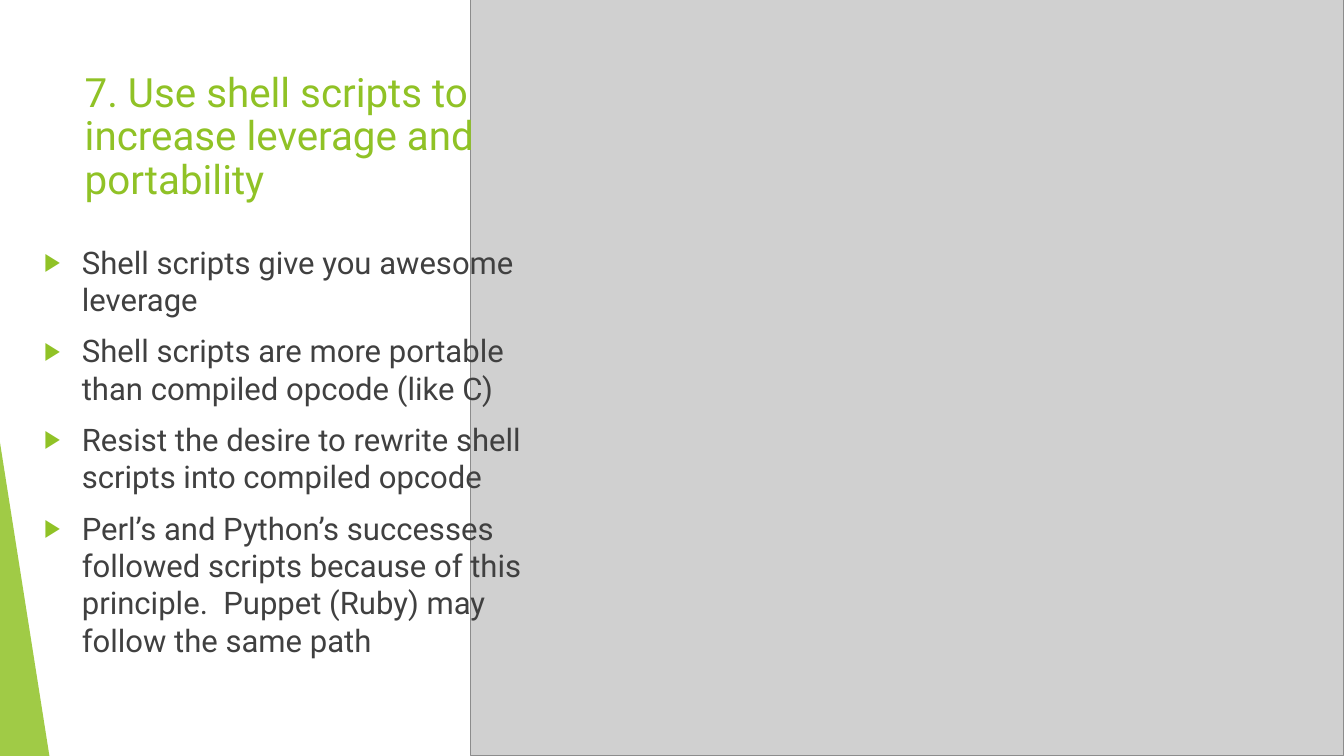
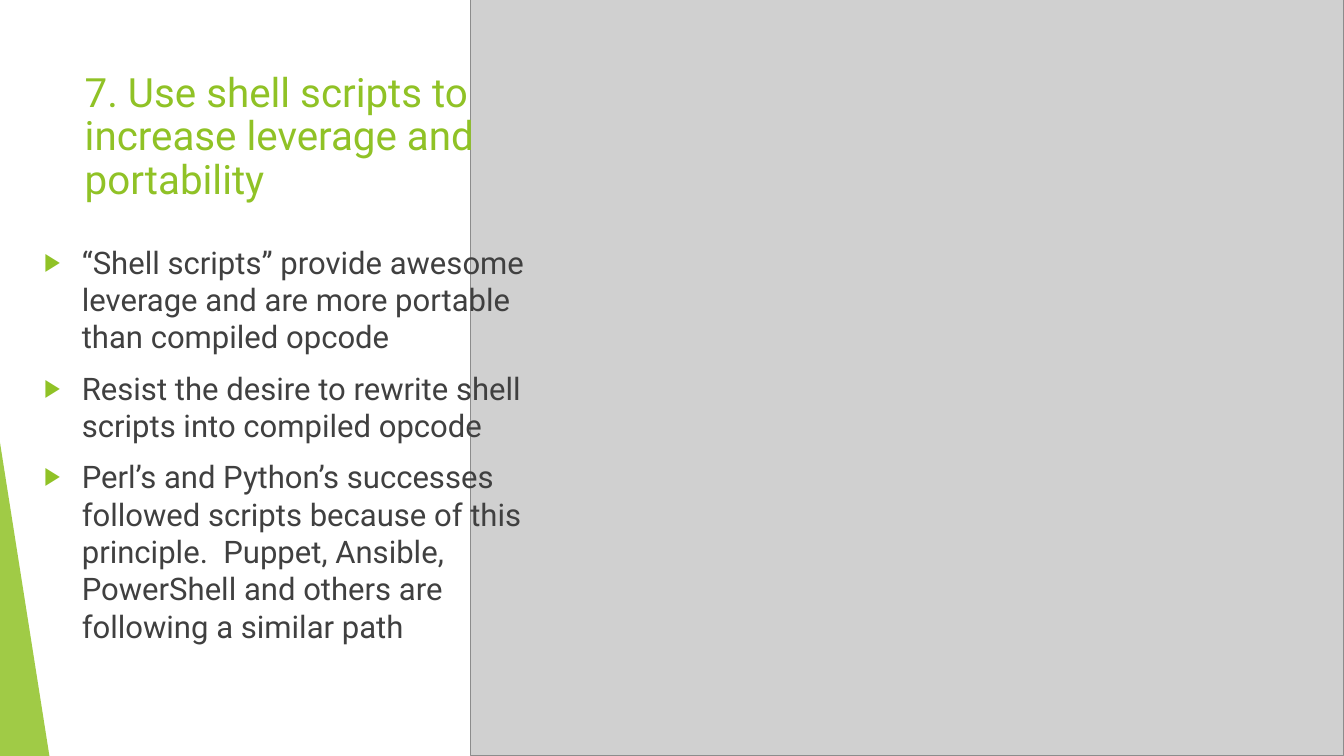
Before and after one commit to rudderfeet/the-unix-philosophy, a slide deck: slide 13 of The Unix Philosophy.pptx. Drawn at 1344x756 pixels with LibreOffice and Linux fonts; fonts in the diff are those of the drawing; grey boxes stand for pictures. Boxes give left, top, right and bottom in pixels: in the first picture for what was removed or moved away, otherwise in the second. Text is boxed around its words. In the diff, an @@ line names an element or a change of style, - is before the commit and + after.

```diff
--- a/The Unix Philosophy.pptx
+++ b/The Unix Philosophy.pptx
@@ text at box(82, 246, 524, 355): text changed @@
-▶ Shell scripts give you awesome leverage
-▶ Shell scripts are more portable than compiled opcode (like C)
+▶ “Shell scripts” provide awesome leverage and are more portable than compiled opcode
@@ text at box(82, 460, 521, 645): text changed @@
-▶ Perl’s and Python’s successes followed scripts because of this principle. Puppet (Ruby) may follow the same path
+▶ Perl’s and Python’s successes followed scripts because of this principle. Puppet, Ansible, PowerShell and others are following a similar path
```
Also in this commit, not shown: 10 other slides changed.
